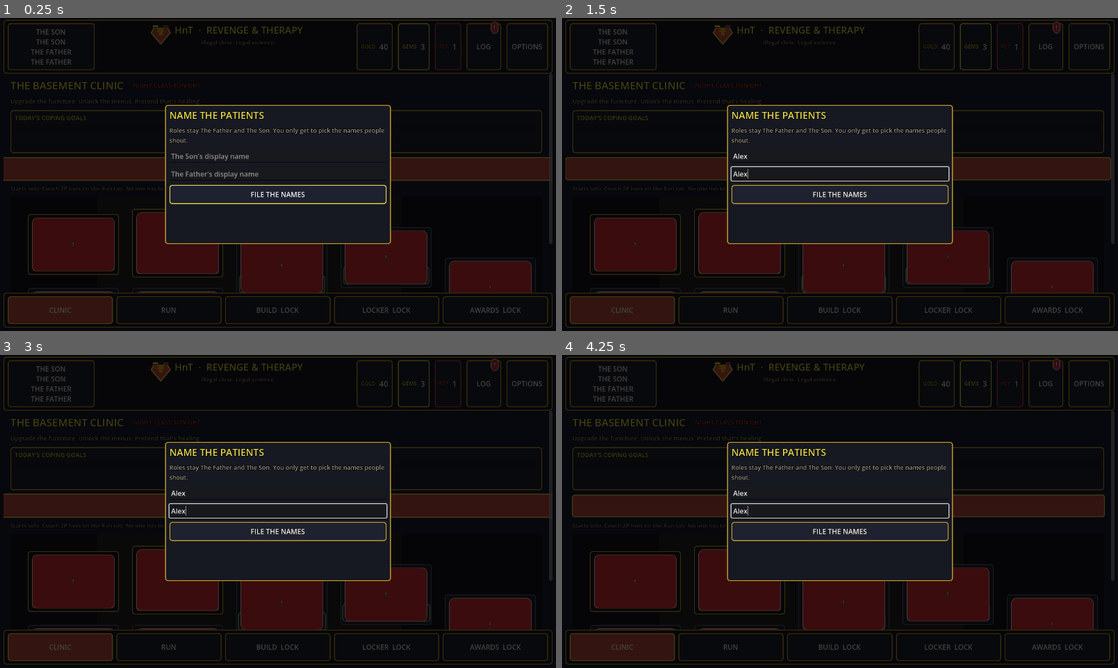
Above: before the commit, frames 1-4 (two rows, left to right).
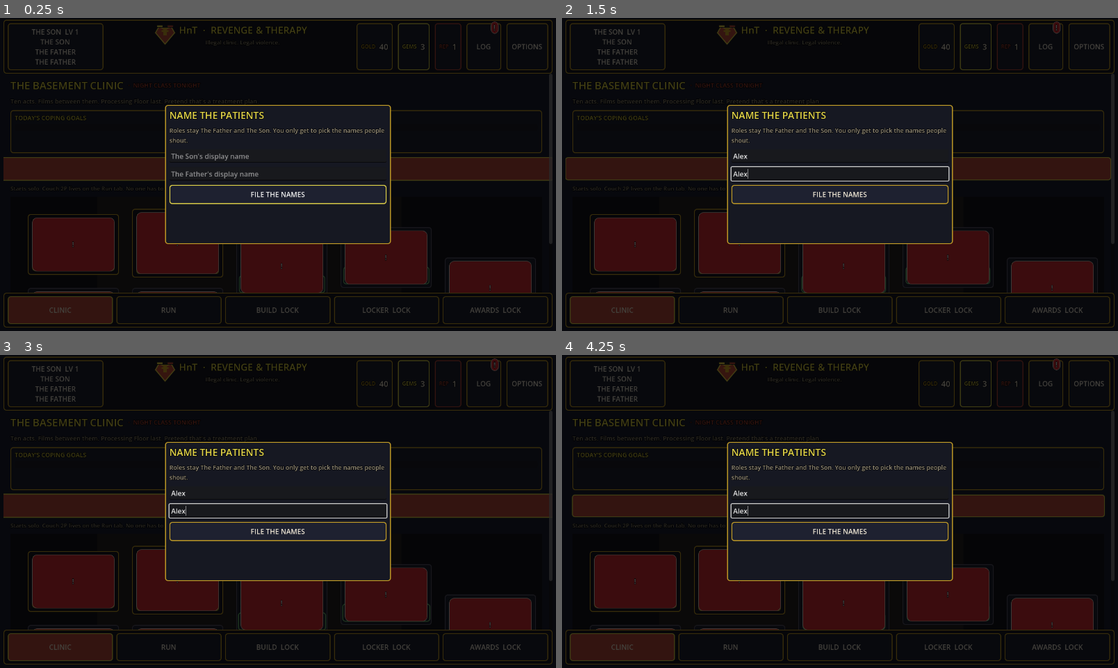
Above: after the commit, the same moments.

Repository: Rebelyouthz/HnT
Game: Godot game, scene res://scenes/ui/hub.tscn
Two runs of this game, one before a commit and one after it. Both use one fixed random seed, a clock stepped at 60 frames per second and the inputs below.
Inputs (mouse positions are in pixels of both pictures, inside the frame that each line leads up to):
- Up to frame 1 (0.25 s): no input
- Up to frame 2 (1.5 s): click (840, 155) at 0.52 s; type "Alex" at 0.6 s; click (840, 174) at 0.75 s; type "Alex" at 0.83 s; click "GO TALK TO THE LANDLORD" at 1.25 s
- Up to frame 3 (3 s): click "GO TALK TO THE LANDLORD" at 2 s; click "THE SON THE SON THE FATHER TH…" (after the commit: "THE SON LV 1 THE SON THE FATH…") at 2.75 s
- Up to frame 4 (4.25 s): click "LOG" at 3.5 s

The runs differ from the first frame. In frame 1, 0.8% of the frame differs, in the area x 2-56%, y 1-28%; in frame 2, 0.8%; in frame 3, 0.8%; in frame 4, 0.8%.

Commit message:
Superpolish2 leftover: pause pinball, finale sting, rarity juice.
Pause shows Father vs Son table scores. Family Plan uses sting_finale.
Shops, pickups, crates, and Versus all award points and rarity juice.

Diff:
--- a/src/app/rarity.gd
+++ b/src/app/rarity.gd
@@ -64,3 +64,19 @@
 		Juice.play("res://assets/audio/card.wav")
 	elif r == "rare":
 		Juice.play("res://assets/audio/card.wav")
+
+
+static func buy(title: String, info: Dictionary) -> void:
+	var r := normalize(str(info.get("rarity", "common")))
+	juice(r, title)
+	Juice.toast("reward", "%s  ·  %s" % [title, label(r)], str(info.get("line", "")))
+
+
+static func of_pickup(kind: String) -> String:
+	match kind:
+		"pistol":
+			return "rare"
+		"knife", "board":
+			return "uncommon"
+		_:
+			return "common"
--- a/src/coop/run_state.gd
+++ b/src/coop/run_state.gd
@@ -129,6 +129,7 @@
 
 func note_shop() -> void:
 	shops_used += 1
+	add_points(Juice.last_hitter, 12, "shop")
 
 
 func request_reroll() -> void:
--- a/src/survive/survive_chest.gd
+++ b/src/survive/survive_chest.gd
@@ -30,8 +30,11 @@
 		rs.add_scrap(8)
 	if rs and rs.has_method("add_xp"):
 		rs.add_xp(22)
+	if rs and rs.has_method("add_points"):
+		rs.add_points((b as Fighter).role, 80, "chest")
+	Rarity.juice("rare", "COPING CHEST")
 	Juice.unlock_logo("COPING CHEST", "Halls of Torment called. It wants its loot table back.")
-	Juice.toast("reward", "CHEST", "Scrap, XP, and a worse personality.")
+	Juice.toast("reward", "CHEST  ·  RARE", "Scrap, XP, and a worse personality.")
 	Juice.play("res://assets/audio/chest.wav")
 	if rs and rs.has_signal("need_cards"):
 		rs.emit_signal("need_cards")
--- a/src/ui/act_film.gd
+++ b/src/ui/act_film.gd
@@ -134,8 +134,24 @@
 	_who.text = StoryBook.who_name(who) if who != "" else "THE STREET"
 	_caption.text = str(d.get("text", ""))
 	_caption.modulate.a = 0.0
+	_tint_speakers(who)
 	var tw := create_tween()
 	tw.tween_property(_caption, "modulate:a", 1.0, 0.16)
+
+
+func _tint_speakers(who: String) -> void:
+	if who == "father":
+		_sil_a.modulate = Color(1.35, 1.1, 1.05)
+		_sil_b.modulate = Color(0.32, 0.32, 0.34, 0.5)
+		_who.add_theme_color_override("font_color", Palette.BRICK)
+	elif who == "son":
+		_sil_a.modulate = Color(0.32, 0.32, 0.34, 0.5)
+		_sil_b.modulate = Color(1.25, 1.28, 0.85)
+		_who.add_theme_color_override("font_color", Palette.LEMON)
+	else:
+		_sil_a.modulate = Color(1, 1, 1)
+		_sil_b.modulate = Color(1, 1, 1)
+		_who.add_theme_color_override("font_color", Palette.EDGE)
 
 
 func _advance() -> void:
--- a/src/ui/boss_card.gd
+++ b/src/ui/boss_card.gd
@@ -22,11 +22,15 @@
 
 func flash(title: String, sub: String, accent: Color, full: bool) -> void:
 	_shown_for = title
-	Juice.play("res://assets/audio/sting_boss.wav")
-	if full:
-		Mixer.play_music("res://assets/audio/music_boss.wav")
-	Juice.pulse_shake(9.0 if full else 5.0)
-	Juice.freeze_frames(5 if full else 3)
+	var finale := title.to_lower().contains("family plan") or title.to_lower().contains("director")
+	if finale:
+		Juice.play("res://assets/audio/sting_finale.wav")
+	else:
+		Juice.play("res://assets/audio/sting_boss.wav")
+		if full:
+			Mixer.play_music("res://assets/audio/music_boss.wav")
+	Juice.pulse_shake(11.0 if finale else (9.0 if full else 5.0))
+	Juice.freeze_frames(8 if finale else (5 if full else 3))
 	var dim := ColorRect.new()
 	dim.color = Color(0, 0, 0, 0.55)
 	dim.position = Vector2.ZERO
@@ -75,7 +79,10 @@
 	UiKit.apply_label(sub_l, 18, accent)
 	add_child(sub_l)
 	var tag := Label.new()
-	tag.text = "MINI" if not full else "BOSS"
+	if finale:
+		tag.text = "FINALE"
+	else:
+		tag.text = "MINI" if not full else "BOSS"
 	tag.position = Vector2(520, 210)
 	UiKit.apply_label(tag, 14, Palette.EDGE)
 	add_child(tag)
--- a/src/ui/copy.gd
+++ b/src/ui/copy.gd
@@ -44,6 +44,7 @@
 const DAILY := "TODAY'S COPING GOALS"
 const LIFE := "FAMILY PROGRESS"
 const BUILD_HINT := "Upgrade the furniture. Unlock the menus. Pretend that's healing."
+const CLINIC_NIGHT := "Ten acts. Films between them. Processing Floor last. Pretend that's a treatment plan."
 
 const SOLO := "SOLO"
 const COUCH := "COUCH 2P"
--- a/src/ui/hub.gd
+++ b/src/ui/hub.gd
@@ -65,8 +65,10 @@
 	row.add_theme_constant_override("separation", 12)
 	bar.add_child(row)
 
-	var avatar := UiKit.button("", Vector2(200, 56))
-	avatar.text = "%s\nTHE SON\n%s\nTHE FATHER" % [FamilyProfile.son_name(), FamilyProfile.father_name()]
+	var avatar := UiKit.button("", Vector2(220, 56))
+	avatar.text = "%s  LV %d\nTHE SON\n%s\nTHE FATHER" % [
+		FamilyProfile.son_name(), int(FamilyProfile.data.get("account_level", 1)), FamilyProfile.father_name()
+	]
 	avatar.pressed.connect(_open_intake)
 	row.add_child(avatar)
 
--- a/src/ui/hub_awards.gd
+++ b/src/ui/hub_awards.gd
@@ -156,8 +156,9 @@
 			return
 		claimed.append(a["id"])
 		FamilyProfile.grant(int(a["gold"]), int(a["gems"]), Copy.HEALTHY)
+		Rarity.juice(rarity, str(a["title"]))
 		Juice.claim_burst(get_viewport_rect().size * 0.5, Copy.HEALTHY, int(a["gold"]), int(a["gems"]))
-		Juice.toast("achievement", str(a["title"]), Copy.HEALTHY)
+		Juice.toast("achievement", "%s  ·  %s" % [str(a["title"]), Rarity.label(rarity)], Copy.HEALTHY)
 		need_refresh.emit()
 	)
 	row.add_child(btn)
--- a/src/ui/hub_clinic.gd
+++ b/src/ui/hub_clinic.gd
@@ -30,7 +30,7 @@
 	head_row.add_child(event)
 	col.add_child(head_row)
 	var sub := Label.new()
-	sub.text = Copy.BUILD_HINT
+	sub.text = Copy.CLINIC_NIGHT
 	UiKit.apply_label(sub, 14, Palette.MUTED)
 	col.add_child(sub)
 
--- a/src/ui/hub_locker.gd
+++ b/src/ui/hub_locker.gd
@@ -141,6 +141,7 @@
 		var up := UiKit.button("UP  %dG" % up_cost, Vector2(150, 36))
 		up.pressed.connect(func() -> void:
 			if FamilyProfile.try_upgrade_gear(id):
+				Rarity.juice(rarity, str(item.get("title", "")))
 				Juice.unlock_logo("UPGRADED", "%s is meaner. The clinic noticed." % str(item.get("title", "")))
 				need_refresh.emit()
 			else:
--- a/src/ui/hub_run.gd
+++ b/src/ui/hub_run.gd
@@ -26,7 +26,7 @@
 	UiKit.apply_label(h, 26, Palette.LEMON)
 	col.add_child(h)
 	var s := Label.new()
-	s.text = "Starts now. Intro films the first time. Gates play a story film. Versus is Father vs Son. Drop-in does not restock the street."
+	s.text = "Starts now. Intro films the first time. Gates play a story film (PAUSE skips the beat). Versus is Father vs Son. Drop-in does not restock the street."
 	s.autowrap_mode = TextServer.AUTOWRAP_WORD_SMART
 	UiKit.apply_label(s, 15, Palette.MUTED)
 	col.add_child(s)
--- a/src/ui/results_sheet.gd
+++ b/src/ui/results_sheet.gd
@@ -105,6 +105,9 @@
 		Juice.unlock_logo(headline, sub)
 	_tween_xp(float(grant.get("xp", 0)), int(grant.get("dings", 0)))
 	Juice.toast("reward", "PINBALL", "%s %06d  ·  %s %06d" % [son_n, son_s, dad_n, dad_s])
+	if state and state.score_total > 0 and state.score_total == int(FamilyProfile.data.get("high_score", 0)):
+		Juice.unlock_logo("HIGH TABLE", "The clipboard wrote it in gold ink.")
+		Juice.shout("HIGH TABLE")
 
 
 func _winner(son_s: int, dad_s: int, son_n: String, dad_n: String) -> String:
--- a/src/ui/run_hud.gd
+++ b/src/ui/run_hud.gd
@@ -373,8 +373,8 @@
 	dim.set_anchors_preset(Control.PRESET_FULL_RECT)
 	layer.add_child(dim)
 	var col := VBoxContainer.new()
-	col.position = Vector2(480, 200)
-	col.add_theme_constant_override("separation", 12)
+	col.position = Vector2(440, 88)
+	col.add_theme_constant_override("separation", 10)
 	layer.add_child(col)
 	var t := Label.new()
 	t.text = Copy.PAUSE
@@ -394,7 +394,12 @@
 	)
 	col.add_child(end)
 	if state:
+		var son_n := FamilyProfile.son_name()
+		var dad_n := FamilyProfile.father_name()
 		col.add_child(StatPanel.new([
+			{"name": son_n, "value": "%06d" % state.score_son, "color": Palette.LEMON},
+			{"name": dad_n, "value": "%06d" % state.score_dad, "color": Palette.BRICK},
+			{"name": "TABLE", "value": "%06d" % state.score_total, "color": Palette.EDGE},
 			{"name": "LIVES", "value": str(state.lives), "color": Palette.READY},
 			{"name": "SCRAP", "value": str(state.scrap), "color": Palette.EDGE},
 			{"name": "XP", "value": str(state.xp), "color": Palette.LEMON},
@@ -402,6 +407,18 @@
 			{"name": "CARDS", "value": str(state.cards.size()), "color": Palette.TEXT},
 			{"name": "COMBO", "value": str(Juice.combo), "color": Palette.EDGE},
 			{"name": "ACT", "value": str(App.current_map).replace("_", " ").to_upper(), "color": Palette.LEMON},
-			{"name": "MODE", "value": ("REMOTE" if App.remote_coop else ("COUCH" if App.density_coop else "SOLO")), "color": Palette.TEXT}
+			{"name": "MODE", "value": ("REMOTE" if App.remote_coop else ("COUCH" if App.density_coop else "SOLO")), "color": Palette.TEXT},
+			{"name": "ACCOUNT", "value": "LV %d" % int(FamilyProfile.data.get("account_level", 1)), "color": Palette.TEXT}
 		]))
+		var lead := Label.new()
+		if state.score_son == state.score_dad:
+			lead.text = "TIE on the table. The clinic bills you both."
+		elif state.score_son > state.score_dad:
+			lead.text = "%s is winning the night. %s will workshop that." % [son_n, dad_n]
+		else:
+			lead.text = "%s is winning the night. The tutoring license winced." % dad_n
+		lead.autowrap_mode = TextServer.AUTOWRAP_WORD_SMART
+		lead.custom_minimum_size = Vector2(400, 0)
+		UiKit.apply_label(lead, 13, Palette.MUTED)
+		col.add_child(lead)
 	r.grab_focus()
--- a/src/vs/versus_arena.gd
+++ b/src/vs/versus_arena.gd
@@ -11,6 +11,7 @@
 var _hud: CanvasLayer
 var _round_lab: Label
 var _score: Label
+var _hp: Label
 var map_w := 1400.0
 
 
@@ -69,6 +70,12 @@
 	_score.horizontal_alignment = HORIZONTAL_ALIGNMENT_CENTER
 	UiKit.apply_label(_score, 16, Palette.EDGE)
 	_hud.add_child(_score)
+	_hp = Label.new()
+	_hp.position = Vector2(400, 80)
+	_hp.size = Vector2(480, 24)
+	_hp.horizontal_alignment = HORIZONTAL_ALIGNMENT_CENTER
+	UiKit.apply_label(_hp, 14, Palette.TEXT)
+	_hud.add_child(_hp)
 	var hint := Label.new()
 	hint.position = Vector2(40, 668)
 	hint.size = Vector2(1200, 40)
@@ -98,6 +105,8 @@
 	_score.text = "%s  %d   ·   %d  %s" % [
 		FamilyProfile.son_name(), _wins["son"], _wins["father"], FamilyProfile.father_name()
 	]
+	if _son and is_instance_valid(_son) and _dad and is_instance_valid(_dad) and _hp:
+		_hp.text = "HP %d / %d    ·    HP %d / %d" % [_son.hp, _son.max_hp, _dad.hp, _dad.max_hp]
 
 
 func _clash() -> void:
@@ -152,7 +161,15 @@
 
 func _end(winner: String) -> void:
 	FamilyProfile.mark_vs()
+	var son_w := int(_wins["son"])
+	var dad_w := int(_wins["father"])
+	var grant := FamilyProfile.grant_account_xp(50 + (son_w + dad_w) * 18)
 	Juice.unlock_logo("THERAPY MATCH", "%s filed the other one." % StoryBook.who_name(winner))
+	Juice.toast("reward", "PINBALL", "%s %d  ·  %s %d  ·  +%d XP" % [
+		FamilyProfile.son_name(), son_w, FamilyProfile.father_name(), dad_w, int(grant.get("gained", 0))
+	])
+	if int(grant.get("dings", 0)) > 0:
+		Juice.unlock_logo("ACCOUNT LEVEL UP", "Growth. Billed. Even in Versus.")
 	get_tree().paused = true
 	var layer := CanvasLayer.new()
 	layer.layer = 40
@@ -163,15 +180,23 @@
 	dim.set_anchors_preset(Control.PRESET_FULL_RECT)
 	dim.process_mode = Node.PROCESS_MODE_ALWAYS
 	layer.add_child(dim)
+	var col := VBoxContainer.new()
+	col.position = Vector2(280, 140)
+	col.add_theme_constant_override("separation", 12)
+	col.process_mode = Node.PROCESS_MODE_ALWAYS
+	layer.add_child(col)
 	var t := Label.new()
-	t.position = Vector2(200, 220)
-	t.size = Vector2(880, 60)
+	t.size = Vector2(720, 60)
 	t.text = "WINNER  ·  %s" % StoryBook.who_name(winner)
 	t.process_mode = Node.PROCESS_MODE_ALWAYS
 	UiKit.apply_label(t, 36, Palette.LEMON if winner == "son" else Palette.BRICK)
-	layer.add_child(t)
+	col.add_child(t)
+	col.add_child(StatPanel.new([
+		{"name": FamilyProfile.son_name(), "value": str(son_w), "color": Palette.LEMON},
+		{"name": FamilyProfile.father_name(), "value": str(dad_w), "color": Palette.BRICK},
+		{"name": "ACCOUNT", "value": "LV %d  +%d XP" % [int(grant.get("level", 1)), int(grant.get("gained", 0))], "color": Palette.EDGE}
+	]))
 	var b := UiKit.button("BACK TO THE CLINIC", Vector2(280, 48))
-	b.position = Vector2(500, 360)
 	b.process_mode = Node.PROCESS_MODE_ALWAYS
 	b.pressed.connect(func() -> void:
 		get_tree().paused = false
@@ -179,5 +204,5 @@
 		Mixer.play_music("res://assets/audio/music_clinic.wav")
 		App.back_to_hub("awards")
 	)
-	layer.add_child(b)
+	col.add_child(b)
 	b.grab_focus()
--- a/src/world/blood_mart.gd
+++ b/src/world/blood_mart.gd
@@ -30,7 +30,7 @@
 	for n in get_overlapping_bodies():
 		if n is Fighter:
 			var f: Fighter = n
-			_hint.text = "SPECIAL  BANDAGE 8 SCRAP  ·  DOWN+SPECIAL THERMOS 6"
+			_hint.text = "SPECIAL  BANDAGE 8 UNCOMMON  ·  DOWN+SPECIAL THERMOS 6 COMMON"
 			_hint.modulate = Color(1.15, 1.2, 0.7)
 			if f._just("special"):
 				var y := PadRouter.stick(f.prefix).y
@@ -50,15 +50,16 @@
 	if int(rs.scrap) < cost:
 		Juice.shout("THE FRIDGE DOES NOT RUN ON IOUS")
 		return
+	Juice.last_hitter = f.role
 	rs.scrap -= cost
 	rs.scrap_changed.emit()
 	if rs.has_method("note_shop"):
 		rs.note_shop()
 	if item == "bandage":
 		f.bandage += 1
-		Juice.shout(str(info["line"]))
 	else:
 		f.steam = Fighter.STEAM_MAX
-		Juice.shout(str(info["line"]))
+	Juice.shout(str(info["line"]))
 	Juice.play("res://assets/audio/shop.wav")
 	Juice.claim_burst(Vector2(640, 200), str(info["line"]), 0, 0)
+	Rarity.buy("24/7", info)
--- a/src/world/roof_vendor.gd
+++ b/src/world/roof_vendor.gd
@@ -43,7 +43,7 @@
 	for n in get_overlapping_bodies():
 		if n is Fighter:
 			var f: Fighter = n
-			_hint.text = "SPECIAL AMMO 4  ·  DOWN+SPECIAL REROLL 1"
+			_hint.text = "SPECIAL AMMO 4 COMMON  ·  DOWN+SPECIAL REROLL 1 UNCOMMON"
 			_hint.modulate = Color(1.2, 1.15, 0.7)
 			if f._just("special"):
 				var y := PadRouter.stick(f.prefix).y
@@ -65,6 +65,7 @@
 	if int(rs.scrap) < cost:
 		Juice.shout("HE DOES NOT TAKE PROMISES")
 		return
+	Juice.last_hitter = f.role
 	rs.scrap -= cost
 	rs.scrap_changed.emit()
 	if rs.has_method("note_shop"):
@@ -72,11 +73,10 @@
 	if item == "ammo":
 		var cap := 3 if f.role == "son" else 6
 		f.ammo = cap
-		Juice.shout(str(info["line"]))
 	else:
 		if rs.has_method("request_reroll"):
 			rs.request_reroll()
-		Juice.shout(str(info["line"]))
+	Juice.shout(str(info["line"]))
 	Juice.play("res://assets/audio/shop.wav")
 	Juice.claim_burst(Vector2(640, 180), str(info["line"]), 0, 0)
-	Juice.toast("reward", "ROOF TIP", str(info["line"]))
+	Rarity.buy("ROOF TIP", info)
--- a/src/world/street_shop.gd
+++ b/src/world/street_shop.gd
@@ -48,7 +48,12 @@
 		var bits: PackedStringArray = []
 		for item in _items:
 			if table.has(item):
-				bits.append("%s %d" % [str(item).replace("_", " ").to_upper(), int(table[item]["scrap"])])
+				var row: Dictionary = table[item]
+				bits.append("%s %d %s" % [
+					str(item).replace("_", " ").to_upper(),
+					int(row["scrap"]),
+					Rarity.label(str(row.get("rarity", "common")))
+				])
 		hint = "SPECIAL  " + "  ·  ".join(bits)
 
 
@@ -90,18 +95,20 @@
 		if f.pickup == "":
 			Juice.shout("NOTHING TO PAWN BUT THE BITTERNESS")
 			return
+		Juice.last_hitter = f.role
 		rs.scrap += 5
 		rs.scrap_changed.emit()
 		f.pickup = ""
 		if rs.has_method("note_shop"):
 			rs.note_shop()
 		Juice.shout(str(info["line"]))
-		Juice.toast("reward", title, str(info["line"]))
+		Rarity.buy(title, info)
 		Juice.play("res://assets/audio/shop.wav")
 		return
 	if int(rs.scrap) < cost:
 		Juice.shout("THE TILL DOES NOT TAKE PROMISES")
 		return
+	Juice.last_hitter = f.role
 	rs.scrap -= cost
 	rs.scrap_changed.emit()
 	if rs.has_method("note_shop"):
@@ -128,4 +135,4 @@
 	Juice.shout(str(info["line"]))
 	Juice.play("res://assets/audio/shop.wav")
 	Juice.claim_burst(Vector2(640, 180), str(info["line"]), 0, 0)
-	Juice.toast("reward", title, str(info["line"]))
+	Rarity.buy(title, info)
--- a/src/world/vault_crate.gd
+++ b/src/world/vault_crate.gd
@@ -48,6 +48,10 @@
 	host.add_child(orb)
 	Juice.kill_burst(global_position, "heavy")
 	Juice.shout("CRATE")
+	var rs := get_tree().get_first_node_in_group("run_state")
+	if rs and rs.has_method("add_points"):
+		rs.add_points(Juice.last_hitter, 24, "crate")
+	Rarity.juice("uncommon", "CRATE")
 	var hud := get_tree().get_first_node_in_group("mission_hud")
 	if hud and hud.has_method("complete_side"):
 		hud.complete_side()
--- a/src/world/weapon_pickup.gd
+++ b/src/world/weapon_pickup.gd
@@ -29,12 +29,19 @@
 			p.color = Color(0.45, 0.32, 0.2)
 			p.polygon = PackedVector2Array([Vector2(-20, -4), Vector2(20, -4), Vector2(20, 4), Vector2(-20, 4)])
 	add_child(p)
+	p.color = Rarity.color(Rarity.of_pickup(kind))
 	body_entered.connect(_grab)
 
 
 func _grab(b: Node) -> void:
 	if b is Fighter:
-		(b as Fighter).equip_pickup(kind)
+		var f: Fighter = b
+		f.equip_pickup(kind)
+		var rarity := Rarity.of_pickup(kind)
 		Juice.play("res://assets/audio/shop.wav")
-		Juice.popup_number(global_position, kind.to_upper(), Palette.EDGE)
+		Juice.popup_number(global_position, "%s  %s" % [kind.to_upper(), Rarity.label(rarity)], Rarity.color(rarity))
+		Rarity.juice(rarity, kind.to_upper())
+		var rs := get_tree().get_first_node_in_group("run_state")
+		if rs and rs.has_method("add_points"):
+			rs.add_points(f.role, 16 + Rarity.rank(rarity) * 8, "pickup")
 		queue_free()
--- a/tests/smoke.gd
+++ b/tests/smoke.gd
@@ -63,6 +63,9 @@
 		failed += 1
 	if Copy.NEXT_FLOOR != "THE PROCESSING FLOOR":
 		push_error("missing next floor copy")
+		failed += 1
+	if Copy.CLINIC_NIGHT.find("Processing Floor") < 0:
+		push_error("missing clinic night copy")
 		failed += 1
 	var app := get_root().get_node("App")
 	if app.couch != false:
@@ -160,6 +163,12 @@
 	failed += _contains("res://src/app/rarity.gd", "legendary")
 	failed += _contains("res://src/actors/family_plan.gd", "ARMOR STRIPPED")
 	failed += _contains("res://src/ui/act_film.gd", "_advance_hard")
+	failed += _contains("res://src/ui/act_film.gd", "_tint_speakers")
+	failed += _contains("res://src/ui/boss_card.gd", "sting_finale")
+	failed += _contains("res://src/ui/run_hud.gd", "TABLE")
+	failed += _contains("res://src/app/rarity.gd", "func buy(")
+	failed += _contains("res://src/world/street_shop.gd", "Rarity.buy")
+	failed += _contains("res://src/world/weapon_pickup.gd", "of_pickup")
 	failed += _contains("res://src/net/net_session.gd", "extra")
 	failed += _contains("res://src/juice/juice.gd", "func cash_out(")
 	failed += _contains("res://src/juice/juice.gd", "func toast(")
Not shown, added: assets/audio/music_boss.wav.import
Not shown, added: assets/audio/music_finale.wav.import
Not shown, added: assets/audio/music_survive.wav.import
Not shown, added: assets/audio/music_vs.wav.import
Not shown, added: assets/audio/sting_boss.wav.import
Not shown, added: assets/audio/sting_finale.wav.import
Not shown, added: assets/audio/sting_intro.wav.import
Not shown, added: src/actors/family_plan.gd.uid
Not shown, added: src/app/gear_book.gd.uid
Not shown, added: src/app/rarity.gd.uid
Not shown, added: src/levels/processing_floor.gd.uid
Not shown, added: src/ui/act_film.gd.uid
(and 1 more such lines)
